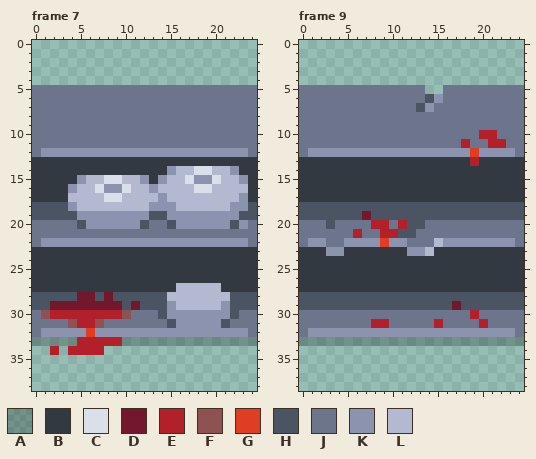
Pixel-art file, stored at Aseprite Files/Sprite-00020.aseprite. The first picture shows the starting point.
25x39 pixels, 10 frames. Shown: frame 7, frame 9. The commit also changed other frames, which this record leaves out.
Visible layers, top first: "Layer 1 Copy", "Layer 1" opacity 23%.
Palette (. is transparent): A #0000003b  B #333941  C #dae0ea  D #73172d  E #b4202a  F #8e5252  G #df3e23  H #4a5462  J #6d758d  K #8b93af  L #b3b9d1
Pixels before, frame 7, first column x 0:
 5 JJJJJJJJJJJJJJJJJJJJJJJJJ
 6 JJJJJJJJJJJJJJJJJJJJJJJJJ
 7 JJJJJJJJJJJJJJJJJJJJJJJJJ
 8 JJJJJJJJJJJJJJJJJJJJJJJJJ
 9 JJJJJJJJJJJJJJJJJJJJJJJJJ
10 JJJJJJJJJJJJJJJJJJJJJJJJJ
11 JJJJJJJJJJJJJJJJJJJJJJJJJ
12 JKKKKKKKKKKKKKKKKKKKKKKKJ
13 BBBBBBBBBBBBBBBBBBBBBBBBB
14 BBBBBBBBBBBBBBBKLLCCLLKBB
15 BBBBBKLLCCLLKBKLLCKKCLLKB
16 BBBBKLLCKKCLLKLLLLCCLLLLB
17 BBBBLLLLCCLLLLKLLLLLLLLKB
18 HHHHKLLLLLLLLKKKLLLLLLKKH
19 HHHHHKKKKKKKKHHKKKKKKKKHH
20 JJJJJHKKKKKKHJJHKKKKKKHKJ
21 JJJJJJJJJJJJJJJJJJJJJJJJJ
22 JKKKKKKKKKKKKKKKKKKKKKKKJ
23 BBBBBBBBBBBBBBBBBBBBBBBBB
24 BBBBBBBBBBBBBBBBBBBBBBBBB
25 BBBBBBBBBBBBBBBBBBBBBBBBB
26 BBBBBBBBBBBBBBBBBBBBBBBBB
27 BBBBBBBBBBBBBBBBLLLLLBBBB
28 HHHHHDDHDHHHHHHLLLLLLLHHH
29 HHDDDDDDDDHDHHHKLLLLLKHHH
30 JFEEEEEEEEFJJJHKKKKKKKHJJ
31 JJJJFEEFJJJJJJJHKKKKKHJJJ
32 JKKKKKGKKKKKKKKKKKKKKKKKJ
33 AAAAAEEEEEAAAAAAAAAAAAAAA
34 ..E.EEEE.................
Pixels before, frame 9, first column x 0:
 5 JJJJJJJJJJJJJJ..JJJJJJJJJ
 6 JJJJJJJJJJJJJJHKJJJJJJJJJ
 7 JJJJJJJJJJJJJHKJJJJJJJJJJ
 8 JJJJJJJJJJJJJJJJJJJJJJJJJ
 9 JJJJJJJJJJJJJJJJJJJJJJJJJ
10 JJJJJJJJJJJJJJJJJJJJEEJJJ
11 JJJJJJJJJJJJJJJJJJEJJEEJJ
12 JKKKKKKKKKKKKKKKKKKGKKKKJ
13 BBBBBBBBBBBBBBBBBBBEBBBBB
14 BBBBBBBBBBBBBBBBBBBBBBBBB
15 BBBBBBBBBBBBBBBBBBBBBBBBB
16 BBBBBBBBBBBBBBBBBBBBBBBBB
17 BBBBBBBBBBBBBBBBBBBBBBBBB
18 HHHHHHHHHHHHHHHHHHHHHHHHH
19 HHHHHHHDHHHHHHHHHHHHHHHHH
20 JJJHJJJJEEJEHHJJJJJJJJJJJ
21 JJJJJJEJJEEHHJJJJJJJJJJJJ
22 JKKJJKKKKGKKJJJLKKKKKKKKJ
23 BBBKKBBBBBBBKKLBBBBBBBBBB
24 BBBBBBBBBBBBBBBBBBBBBBBBB
25 BBBBBBBBBBBBBBBBBBBBBBBBB
26 BBBBBBBBBBBBBBBBBBBBBBBBB
27 BBBBBBBBBBBBBBBBBBBBBBBBB
28 HHHHHHHHHHHHHHHHHHHHHHHHH
29 HHHHHHHHHHHHHHHHHDHHHHHHH
30 JJJJJJJJJJJJJJJJJJJEJJJJJ
31 JJJJJJJJEEJJJJJEJJJJEJJJJ
32 JKKKKKKKKKKKKKKKKKKKKKKKJ
33 AAAAAAAAAAAAAAAAAAAAAAAAA
And afterwards:
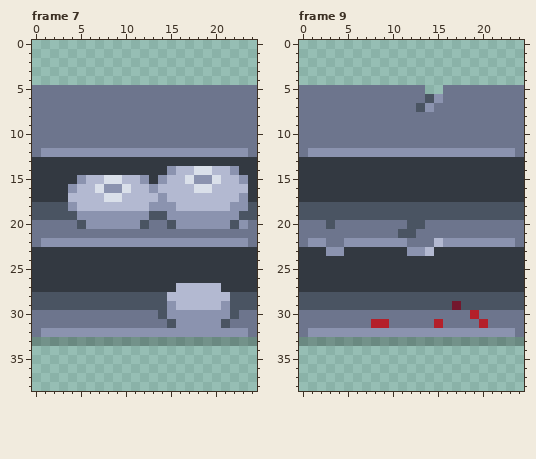
Diff:
{"where": "frame 7, layer \"Layer 1 Copy\""}
{"frame":7,"y":28,"x":5,"old":"DD","new":"HH"}
{"frame":7,"y":28,"x":8,"old":"D","new":"H"}
{"frame":7,"y":29,"x":2,"old":"DDDDDDDD","new":"HHHHHHHH"}
{"frame":7,"y":29,"x":11,"old":"D","new":"H"}
{"frame":7,"y":30,"x":1,"old":"FEEEEEEEEF","new":"JJJJJJJJJJ"}
{"frame":7,"y":31,"x":4,"old":"FEEF","new":"JJJJ"}
{"frame":7,"y":32,"x":6,"old":"G","new":"K"}
{"frame":7,"y":33,"x":5,"old":"EEEEE","new":"AAAAA"}
{"frame":7,"y":34,"x":2,"old":"E","new":"."}
{"frame":7,"y":34,"x":4,"old":"EEEE","new":"...."}
{"where": "frame 9, layer \"Layer 1 Copy\""}
{"frame":9,"y":10,"x":20,"old":"EE","new":"JJ"}
{"frame":9,"y":11,"x":18,"old":"E","new":"J"}
{"frame":9,"y":11,"x":21,"old":"EE","new":"JJ"}
{"frame":9,"y":12,"x":19,"old":"G","new":"K"}
{"frame":9,"y":13,"x":19,"old":"E","new":"B"}
{"frame":9,"y":19,"x":7,"old":"D","new":"H"}
{"frame":9,"y":20,"x":8,"old":"EE","new":"JJ"}
{"frame":9,"y":20,"x":11,"old":"E","new":"J"}
{"frame":9,"y":21,"x":6,"old":"E","new":"J"}
{"frame":9,"y":21,"x":9,"old":"EE","new":"JJ"}
{"frame":9,"y":22,"x":9,"old":"G","new":"K"}
{"label":"changed","picture_box":[41,292,140,355]}
{"label":"changed","picture_box":[461,130,506,166]}
{"label":"changed","picture_box":[353,211,407,247]}
